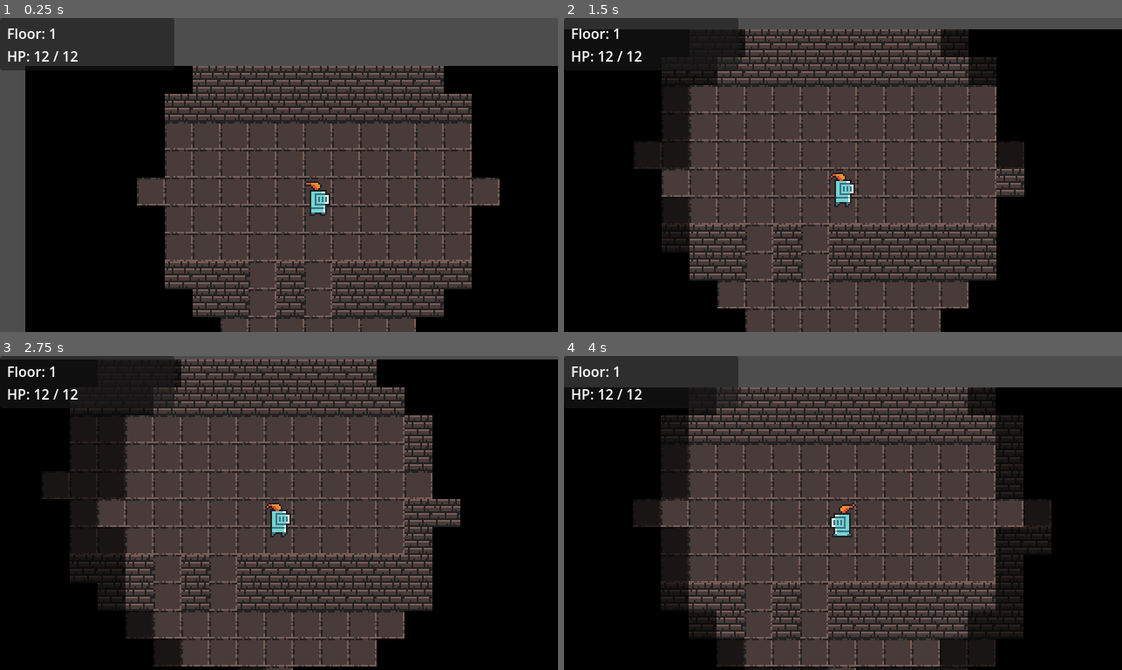
Above: before the commit, frames 1-4 (two rows, left to right).
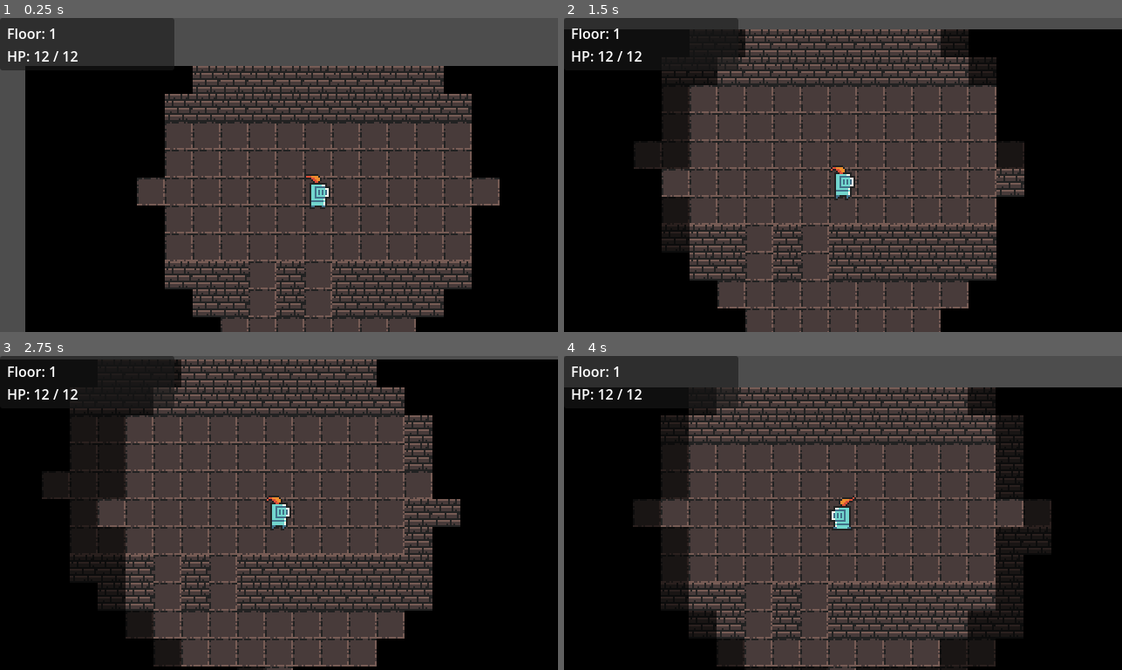
Above: after the commit, the same moments.

Repository: Bacilek/Dragons-in-Dungeons
Game: Godot game, scene res://scenes/main.tscn
Two runs of this game, one before a commit and one after it. Both use one fixed random seed, a clock stepped at 60 frames per second and the inputs below.
Inputs:
- Up to frame 1 (0.25 s): no input
- Up to frame 2 (1.5 s): tap Enter at 0.5 s; hold Right 0.53-1.28 s; tap Space at 0.77 s; hold Down from 1.28 s (still down)
- Up to frame 3 (2.75 s): tap Space at 1.52 s; release Down at 2.03 s; hold Right from 2.03 s (still down)
- Up to frame 4 (4 s): release Right at 2.78 s; hold Up 2.78-3.53 s; tap Space at 3.02, 3.77 s; hold Left from 3.53 s (still down)

The runs differ from the first frame. In frame 1, 0.3% of the frame differs, in the area x 54-60%, y 49-64%; in frame 2, 0.3%; in frame 3, 0.3%; in frame 4, 0.3%, in the area x 47-53%, y 44-58%.

Commit message:
fix: shift entity sprites up 4 px so head clears wall face
The knight/orc sprites have their visual mass in the upper half of the
16 px frame. Centering at tile-center put the head level with the stone
face of wall_mid, making characters look embedded in walls in corridors.
A -4 px Y offset moves the head into the upper third of the tile and
feet near centre, giving visual breathing room on both sides.

Co-Authored-By: Claude Sonnet 4.6 <noreply@anthropic.com>

Diff:
--- a/scripts/entities/enemy.gd
+++ b/scripts/entities/enemy.gd
@@ -22,6 +22,7 @@
 	_add_anim(frames, "idle", ORC_PATH + "orc_warrior_idle_anim_f%d.png", 4, true,  8.0)
 	_add_anim(frames, "run",  ORC_PATH + "orc_warrior_run_anim_f%d.png",  4, false, 16.0)
 	$AnimatedSprite2D.sprite_frames = frames
+	$AnimatedSprite2D.offset = Vector2(0, -4)
 	$AnimatedSprite2D.play("idle")
 
 func _add_anim(frames: SpriteFrames, anim_name: String, path_fmt: String,
--- a/scripts/entities/player.gd
+++ b/scripts/entities/player.gd
@@ -16,6 +16,7 @@
 	_add_anim(frames, "run",  KNIGHT_PATH + "knight_m_run_anim_f%d.png",  4, false, 16.0)
 	_add_anim(frames, "hit",  KNIGHT_PATH + "knight_m_hit_anim_f%d.png",  1, false, 8.0)
 	$AnimatedSprite2D.sprite_frames = frames
+	$AnimatedSprite2D.offset = Vector2(0, -4)
 	$AnimatedSprite2D.play("idle")
 
 func _add_anim(frames: SpriteFrames, anim_name: String, path_fmt: String,
